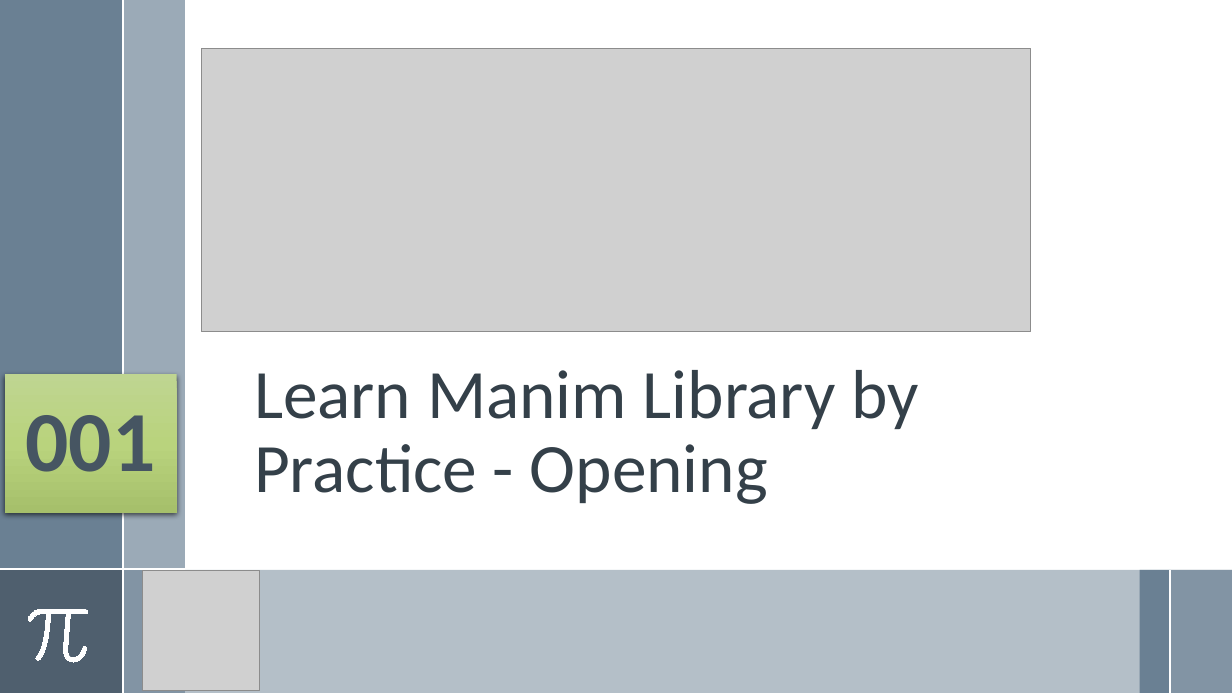
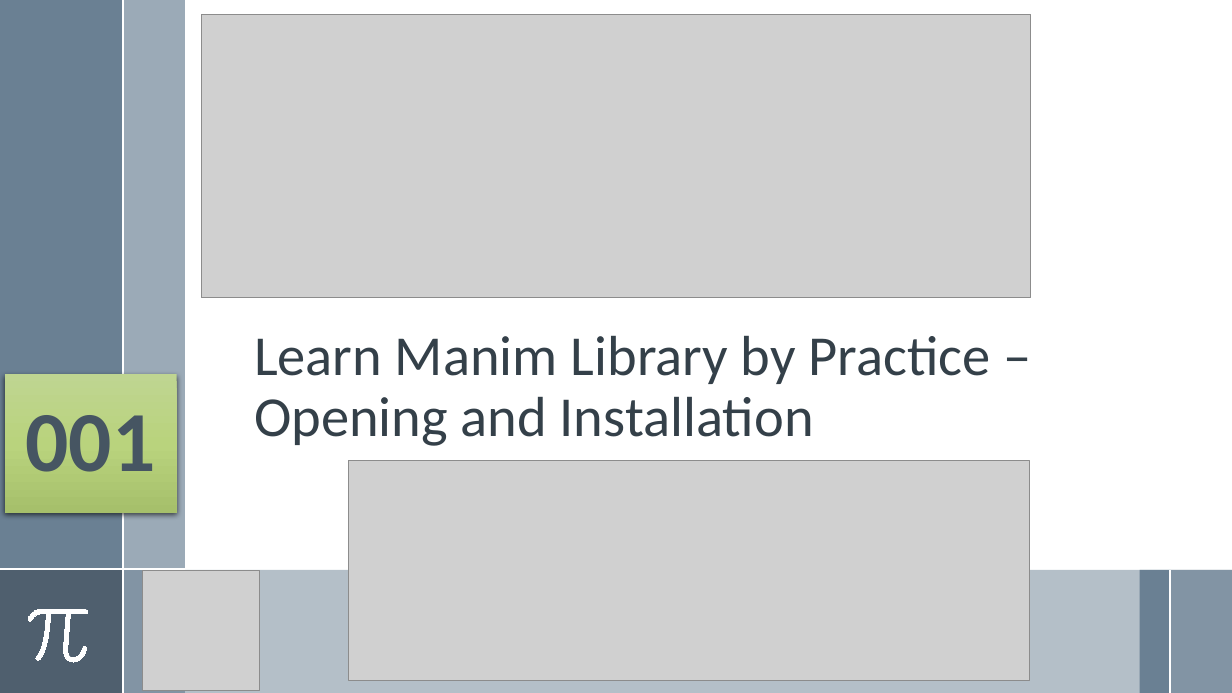
Before and after one commit to yasenstar/python, a slide deck: slide 1 of Manim/Learn Manim Library by Practice.pptx. Drawn at 1232x693 pixels with LibreOffice and Linux fonts; fonts in the diff are those of the drawing; grey boxes stand for pictures. Boxes give left, top, right and bottom in pixels: in the first picture for what was removed or moved away, otherwise in the second. Text is boxed around its words. In the diff, an @@ line names an element or a change of style, - is before the commit and + after.

```diff
--- a/Manim/Learn Manim Library by Practice.pptx
+++ b/Manim/Learn Manim Library by Practice.pptx
@@ picture moved from (x1=201, y1=48, x2=1031, y2=332) to (x1=201, y1=14, x2=1031, y2=298) @@
@@ title at (x1=254, y1=335, x2=991, y2=446): text changed; size 54 to 44 pt @@
-Learn Manim Library by Practice - Opening
+Learn Manim Library by Practice – Opening and Installation
@@ picture added at (x1=348, y1=461, x2=1030, y2=681) @@
```
Also in this commit, not shown: 1 slide added, 1 slide removed, 2 other files.
